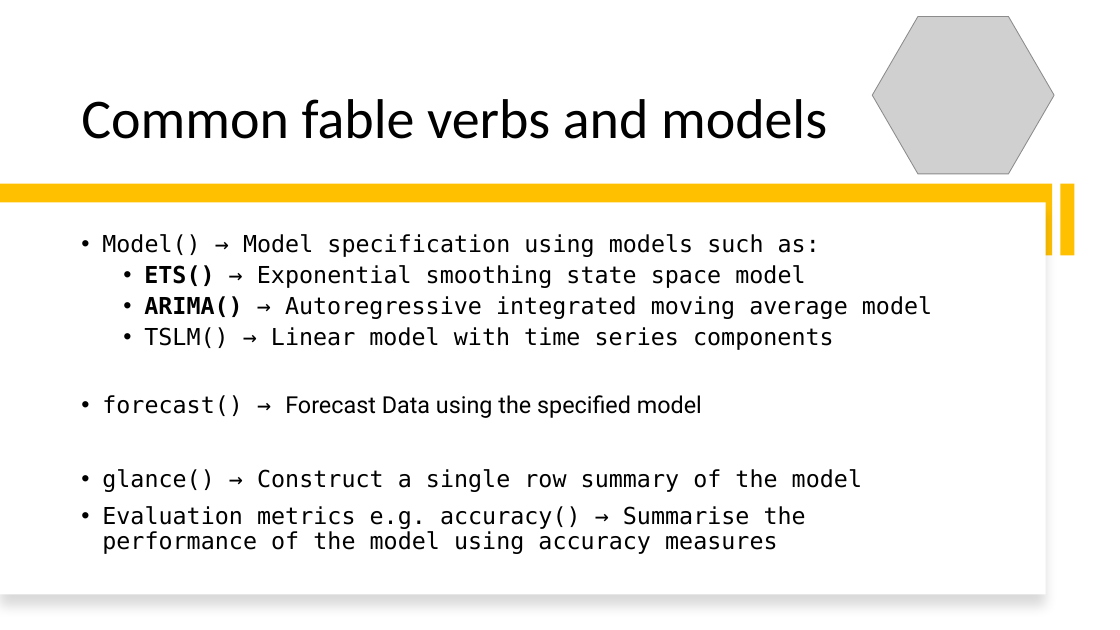
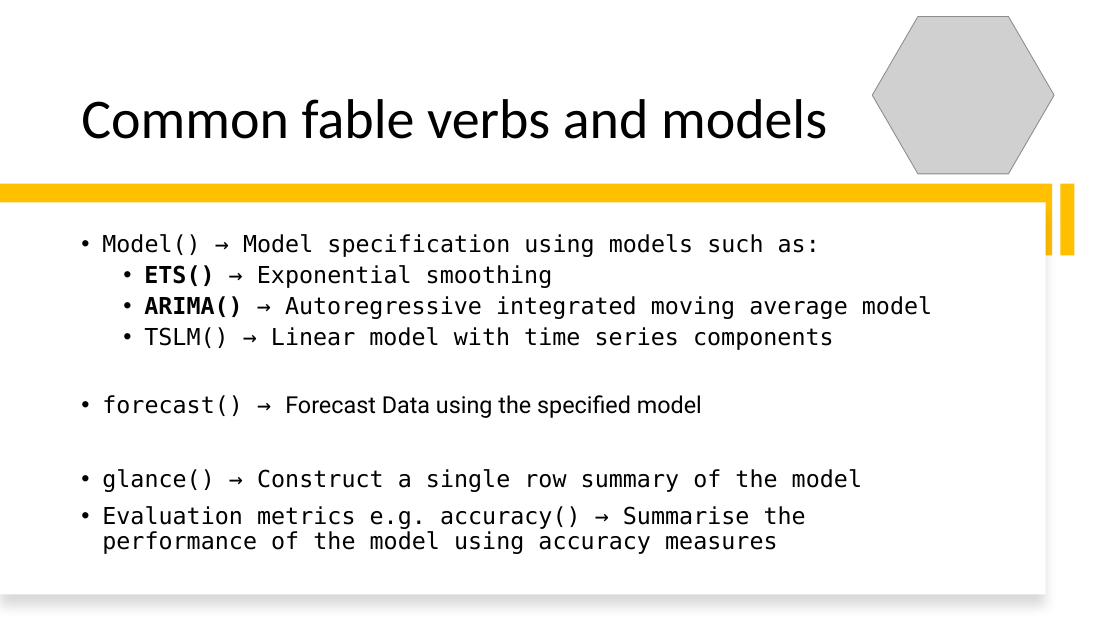
Before and after one commit to intro-to-data-science-22-workshop/-14-temporal-data-with-tsibble-and-fable-Samson-Krafft, a slide deck: slide 14 of tsibble and fable.pptx. Drawn at 1120x630 pixels with LibreOffice and Linux fonts; fonts in the diff are those of the drawing; grey boxes stand for pictures; background and template pictures are left out. Boxes give left, top, right and bottom in pixels: in the first picture for what was removed or moved away, otherwise in the second. Text is boxed around its words. In the diff, an @@ line names an element or a change of style, - is before the commit and + after.

```diff
--- a/tsibble and fable.pptx
+++ b/tsibble and fable.pptx
@@ text at (x1=144, y1=265, x2=553, y2=288): text changed @@
-  • ETS() → Exponential smoothing state space model
+  • ETS() → Exponential smoothing
```
